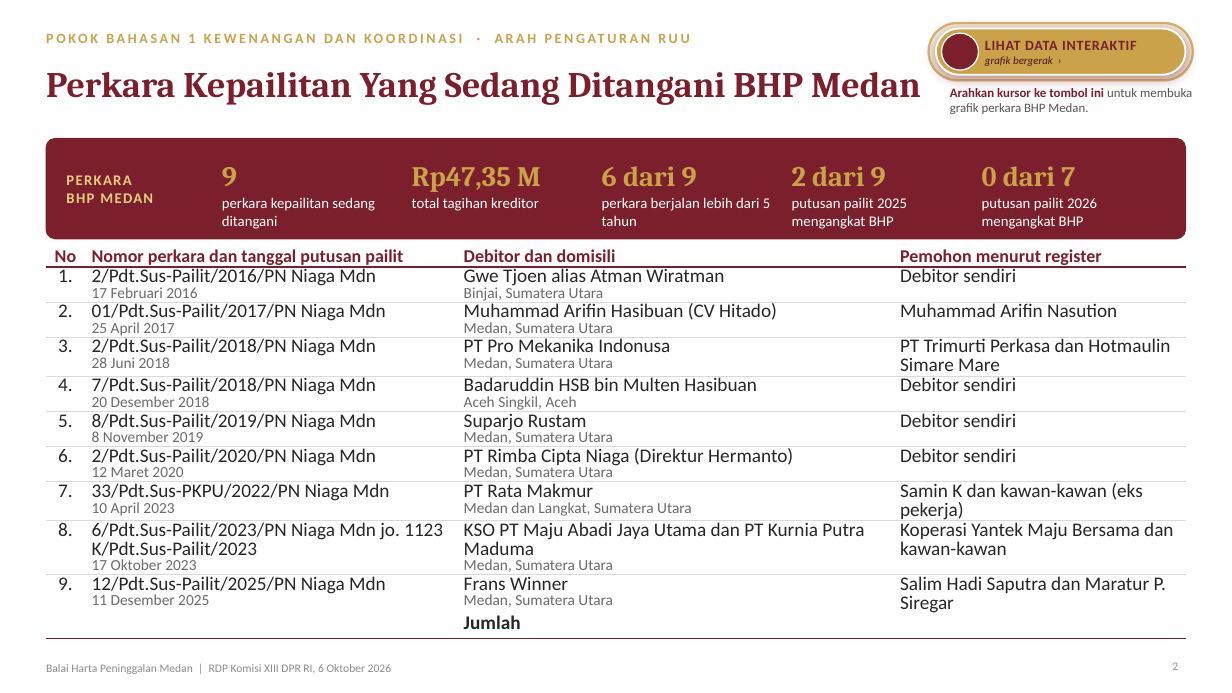
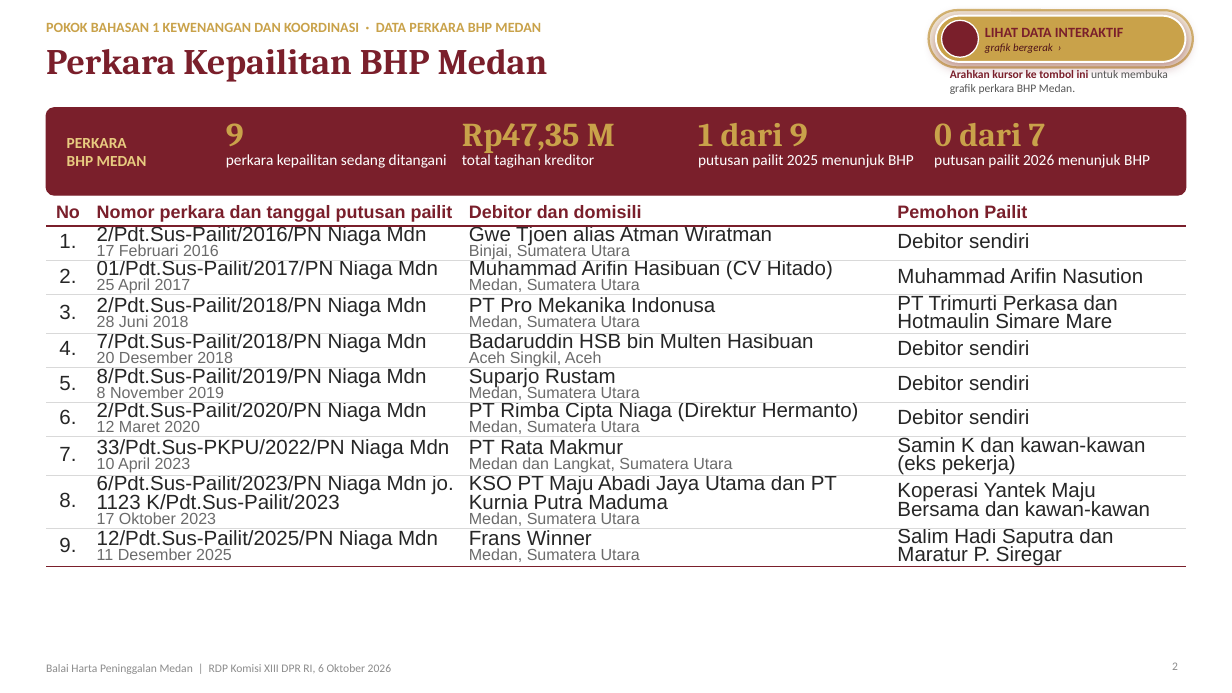
Before and after one commit to artheralawfirm-cloud/SAPAWALI, a slide deck: slide 2 of presentasi/slide-bhp-medan/BHP-Medan-Paparan-Klaster-1.pptx. Drawn at 1232x693 pixels with LibreOffice and Linux fonts; fonts in the diff are those of the drawing; background and template pictures are left out. Boxes give left, top, right and bottom in pixels: in the first picture for what was removed or moved away, otherwise in the second. Text is boxed around its words. In the diff, an @@ line names an element or a change of style, - is before the commit and + after.

```diff
--- a/presentasi/slide-bhp-medan/BHP-Medan-Paparan-Klaster-1.pptx
+++ b/presentasi/slide-bhp-medan/BHP-Medan-Paparan-Klaster-1.pptx
@@ text at [46, 22, 541, 32]: text changed @@
-POKOK BAHASAN 1 KEWENANGAN DAN KOORDINASI · ARAH PENGATURAN RUU
+POKOK BAHASAN 1 KEWENANGAN DAN KOORDINASI · DATA PERKARA BHP MEDAN
@@ 2 rounded rectangles, 1 ellipse: place and size @@
-2 rounded rectangles, 1 ellipse at [929, 23, 1193, 80]
+2 rounded rectangles, 1 ellipse at [929, 10, 1193, 67]
@@ text at [985, 28, 1123, 37]: letter spacing 0.5 to 0 pt in "LIHAT DATA INTERAKTIF" @@
@@ text "LIHAT DATA INTERAKTIF": place and size @@
-text "LIHAT DATA INTERAKTIF" at [985, 41, 1136, 66]
+text "LIHAT DATA INTERAKTIF" at [985, 28, 1123, 53]
@@ title at [46, 49, 548, 82]: text changed @@
-Perkara Kepailitan Yang Sedang Ditangani BHP Medan
+Perkara Kepailitan BHP Medan
@@ text "Arahkan kursor ke tombol ini ...": place and size @@
-text "Arahkan kursor ke tombol ini ..." at [950, 88, 1192, 114]
+text "Arahkan kursor ke tombol ini ..." at [950, 68, 1168, 94]
@@ text "Arahkan kursor ke tombol ini ..." at [950, 68, 1168, 94]: size 10 to 9 pt; alignment justified to left @@
@@ rounded rectangle: place and size @@
-rounded rectangle at [46, 139, 1186, 238]
+rounded rectangle at [46, 108, 1186, 195]
@@ text "PERKARA": place and size @@
-text "PERKARA" at [66, 175, 153, 203]
+text "PERKARA" at [67, 138, 147, 166]
@@ text "PERKARA" at [67, 138, 147, 166]: size 11.5 to 12 pt, letter spacing 1 to 0 pt @@
@@ text "9": place and size @@
-text "9" at [222, 167, 237, 186]
+text "9" at [226, 123, 244, 146]
@@ size 22 to 26 pt in 3 elements at [934, 123, 1045, 146], [226, 123, 244, 146], [462, 123, 615, 153] @@
@@ text "Rp47,35 M": place and size @@
-text "Rp47,35 M" at [412, 167, 541, 192]
+text "Rp47,35 M" at [462, 123, 615, 153]
@@ text "0 dari 7": place and size @@
-text "0 dari 7" at [982, 166, 1075, 186]
+text "0 dari 7" at [934, 123, 1045, 146]
@@ text at [698, 123, 808, 146]: text changed; size 22 to 26 pt @@
-2 dari 9
+1 dari 9
@@ text "perkara kepailitan sedang ditangani": place and size @@
-text "perkara kepailitan sedang ditangani" at [222, 197, 375, 229]
+text "perkara kepailitan sedang ditangani" at [226, 154, 447, 168]
@@ text "perkara kepailitan sedang ditangani" at [226, 154, 447, 168]: size 11.5 to 12 pt; line spacing 1 to 0.88 @@
@@ text "total tagihan kreditor" at [462, 152, 594, 168]: size 11.5 to 12 pt; line spacing 1 to 0.88 @@
@@ text "total tagihan kreditor": place and size @@
-text "total tagihan kreditor" at [412, 197, 539, 211]
+text "total tagihan kreditor" at [462, 152, 594, 168]
@@ text removed at [602, 166, 697, 186] @@
-6 dari 9
@@ text at [698, 154, 914, 168]: text changed; size 11.5 to 12 pt @@
-putusan pailit 2025 mengangkat BHP
+putusan pailit 2025 menunjuk BHP
@@ text at [934, 154, 1150, 168]: text changed; size 11.5 to 12 pt @@
-putusan pailit 2026 mengangkat BHP
+putusan pailit 2026 menunjuk BHP
@@ table at [46, 205, 1186, 570] @@
-row 1, column 4: Pemohon menurut register
+row 1, column 4: Pemohon Pailit
-row 11:  |  | Jumlah | 
@@ table: place and size @@
-table at [46, 247, 1187, 633]
+table at [46, 205, 1186, 570]
@@ text removed at [602, 197, 770, 226] @@
-perkara berjalan lebih dari 5 tahun
```
Also in this commit, not shown: 1 other slide changed, 2 other files.
